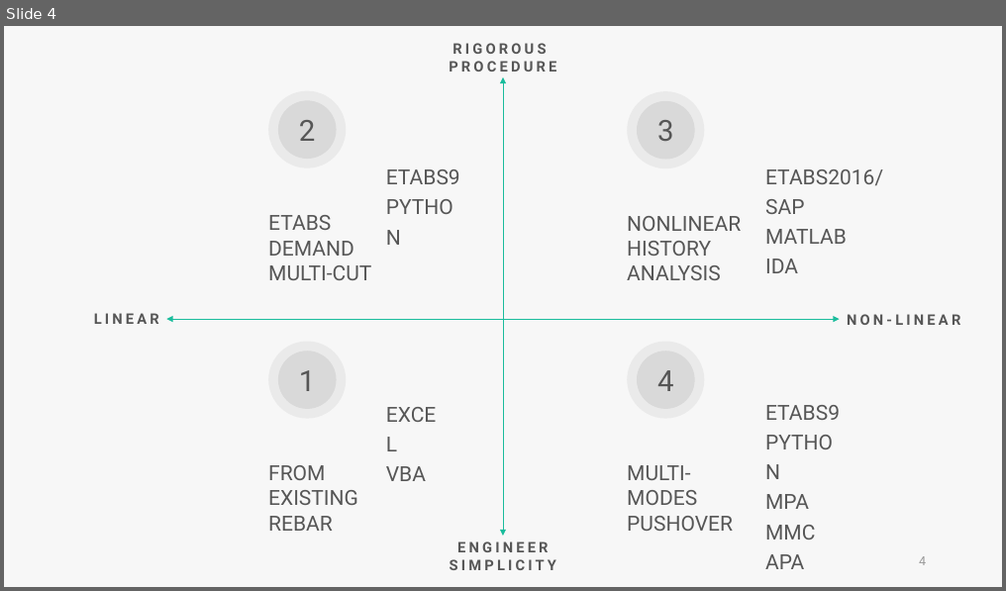
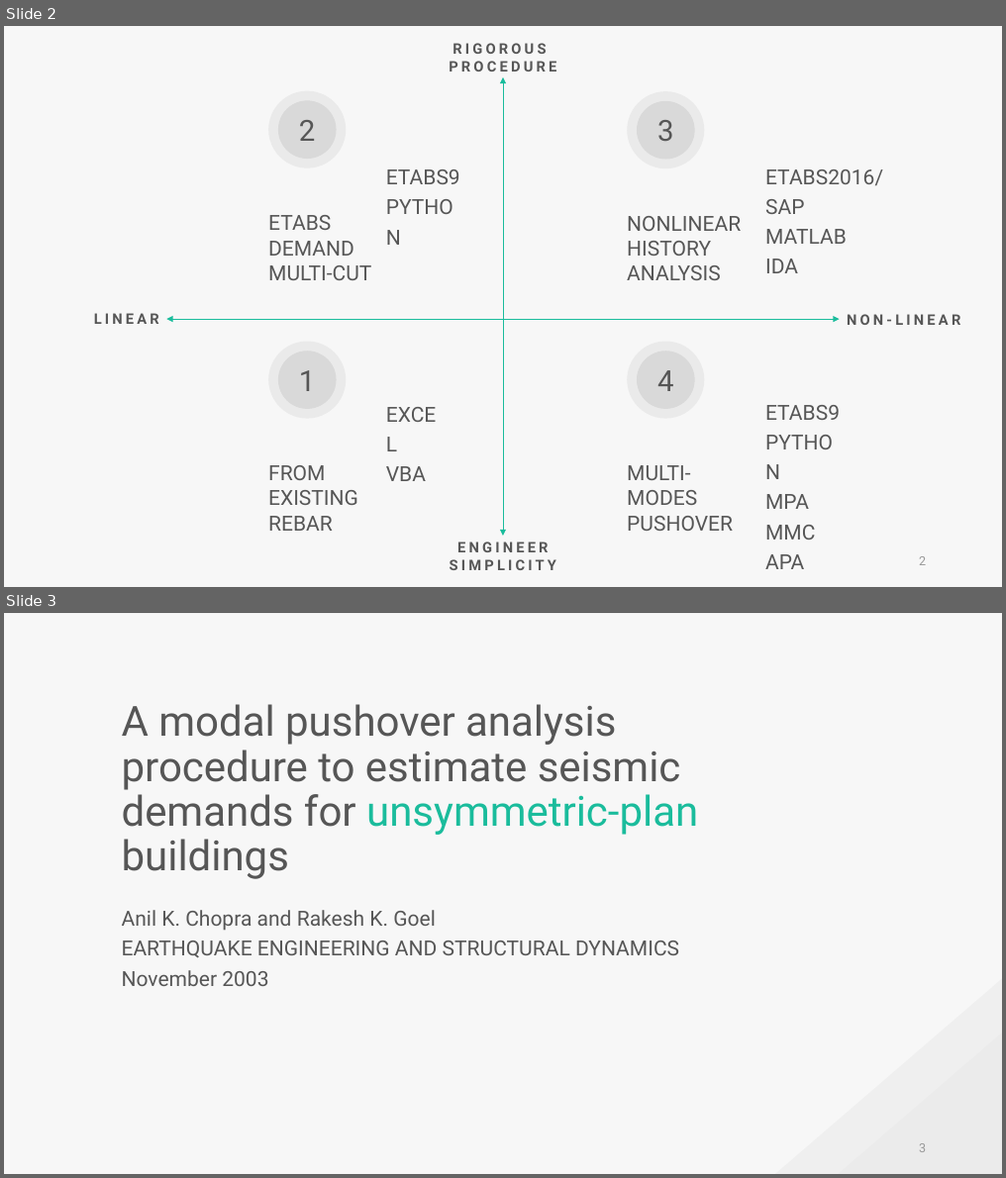
Before and after one commit to skyran1278/VbaProject, a slide deck: 20180126_SmartCut/20181025_Meeting/20181025 Meeting.pptx. Shown one above the other, each under a label of ours: slide 4 before the commit, slides 2 and 3 after it. The pictures are 1006x591 and 1006x1178 pixels, drawn with LibreOffice and Linux fonts; fonts in the diff are those of the drawing. Boxes give left, top, right and bottom in pixels: in the first picture for what was removed or moved away, otherwise in the second. Text is boxed around its words. In the diff, an @@ line names an element or a change of style, - is before the commit and + after.

```diff
--- a/20180126_SmartCut/20181025_Meeting/20181025 Meeting.pptx
+++ b/20180126_SmartCut/20181025_Meeting/20181025 Meeting.pptx
@@ slide 3 added at bbox=[4, 613, 1002, 1174], background #F7F7F7 @@
@@ text added at bbox=[122, 704, 698, 879], 40 pt, text #565656 @@
+A modal pushover analysis procedure to estimate seismic demands for unsymmetric-plan buildings
@@ text added at bbox=[122, 910, 679, 986], 20 pt, text #565656 @@
+Anil K. Chopra and Rakesh K. Goel
+EARTHQUAKE ENGINEERING AND STRUCTURAL DYNAMICS
+November 2003
@@ triangle added at bbox=[775, 979, 1002, 1174], fill #919191 at 7% opacity @@
@@ triangle added at bbox=[838, 1033, 1002, 1174], fill #919191 at 4% opacity @@
@@ page number added at bbox=[919, 1144, 926, 1153], 12 pt, text #9A9A9A @@
+3
@@ what was slide 4 is now slide 2 @@
@@ page number at bbox=[919, 557, 926, 566]: text changed @@
-4
+2
```
Also in this commit, not shown: 3 slides changed, 7 other slides added, 1 slide removed, 1 other file.
